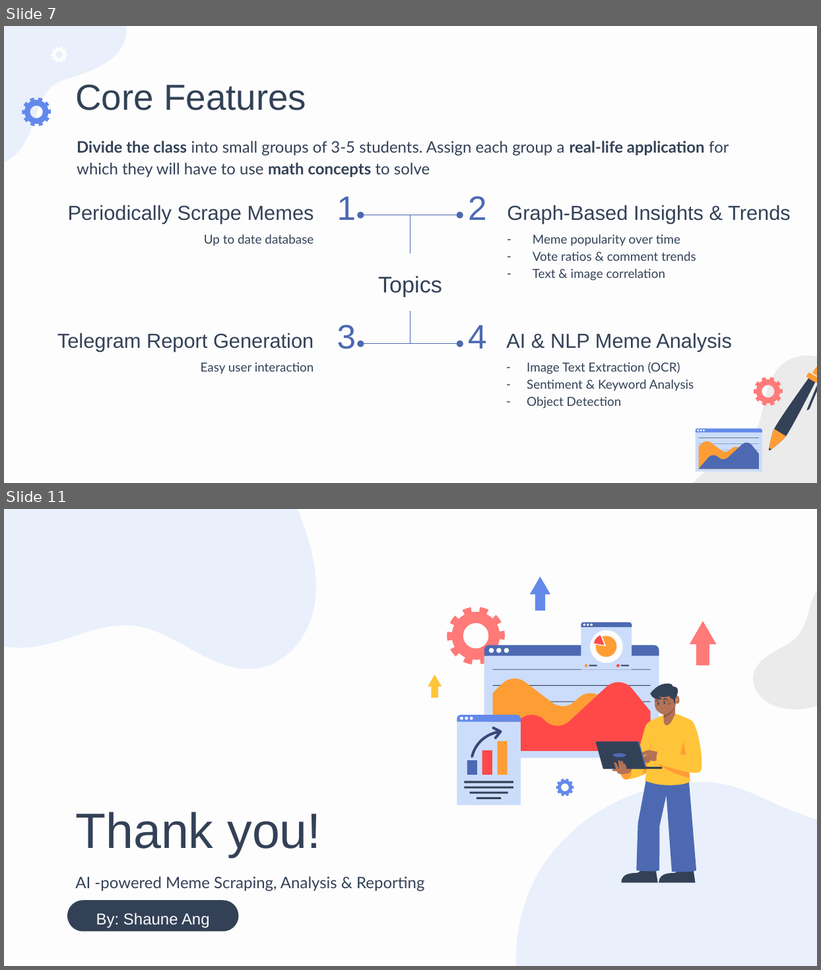
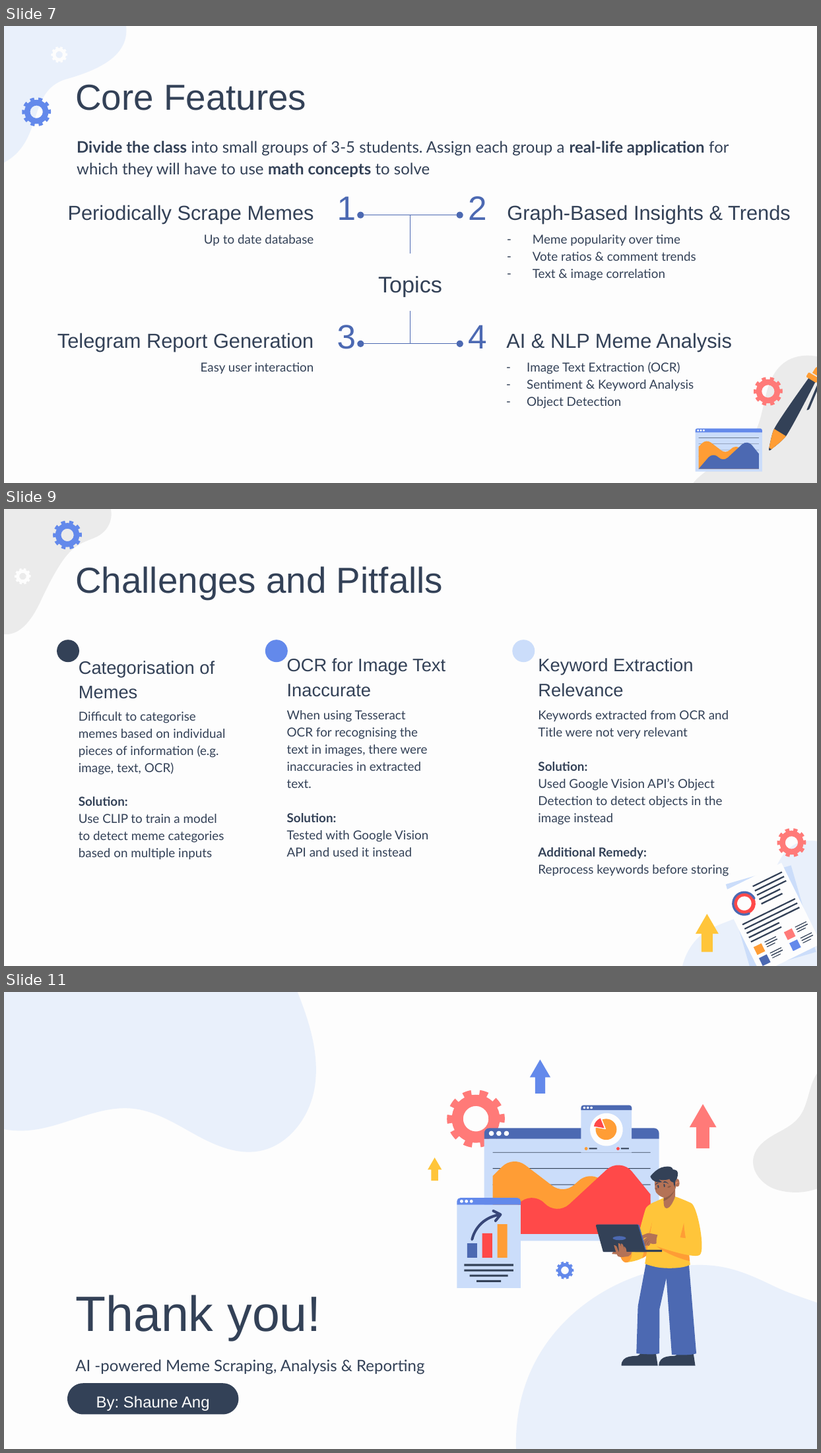
Before and after one commit to shauneang/RedditCrawler, a slide deck: Reddit Memes Slidedeck.pptx. Shown one above the other, each under a label of ours: slides 7 and 11 before the commit, slides 7, 9 and 11 after it; the slides between them are not shown. The pictures are 821x970 and 821x1453 pixels, drawn with LibreOffice and Linux fonts; fonts in the diff are those of the drawing. Boxes give left, top, right and bottom in pixels: in the first picture for what was removed or moved away, otherwise in the second. Text is boxed around its words. In the diff, an @@ line names an element or a change of style, - is before the commit and + after.

```diff
--- a/Reddit Memes Slidedeck.pptx
+++ b/Reddit Memes Slidedeck.pptx
@@ slide 9 added at box(4, 509, 817, 966), background #FDFDFD @@
@@ freeform shape added at box(4, 509, 129, 675), fill #EBEBEB @@
@@ freeform shape added at box(53, 520, 82, 549), fill #6389EB @@
@@ title added at box(75, 566, 443, 599), 32 pt, text #334157 @@
+Challenges and Pitfalls
@@ freeform shape added at box(15, 568, 31, 585), fill #FDFDFD @@
@@ ellipse added at box(57, 640, 80, 663), fill #334157 @@
@@ ellipse added at box(265, 640, 288, 663), fill #6389EB @@
@@ ellipse added at box(512, 640, 535, 663), fill #CBDDFA @@
@@ title added at box(79, 661, 215, 699), 16 pt, text #334157 @@
+Categorisation of Memes
@@ title added at box(287, 658, 446, 697), 16 pt, text #334157 @@
+OCR for Image Text Inaccurate
@@ title added at box(538, 658, 693, 697), 16 pt, text #334157 @@
+Keyword Extraction Relevance
@@ subtitle added at box(79, 712, 225, 860), 11 pt, text #334157 @@
+Difficult to categorise memes based on individual pieces of information (e.g. image, text, OCR)
+Solution:
+Use CLIP to train a model to detect meme categories based on multiple inputs
@@ subtitle added at box(287, 710, 428, 857), 11 pt, text #334157 @@
+When using Tesseract OCR for recognising the text in images, there were inaccuracies in extracted text.
+Solution:
+Tested with Google Vision API and used it instead
@@ subtitle added at box(538, 710, 729, 877), 11 pt, text #334157 @@
+Keywords extracted from OCR and Title were not very relevant
+Solution:
+Used Google Vision API’s Object Detection to detect objects in the image instead
+Additional Remedy:
+Reprocess keywords before storing
@@ freeform shape added at box(655, 810, 817, 966), fill #CBDDFA at 39% opacity @@
@@ freeform shape added at box(778, 828, 807, 857), fill #FF7A78 @@
@@ group added at box(696, 855, 817, 966): 27 rectangles, 3 freeform shapes, 2 ellipses @@
```
Also in this commit, not shown: 1 slide changed, 1 other slide added, 2 slides removed, 8 other files.
